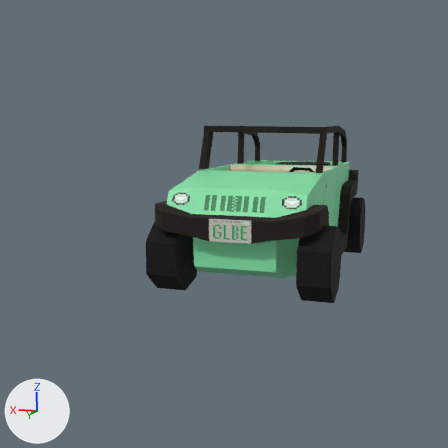
What one commit did to the Blender file Assets/Player/Model/TheCar.blend.
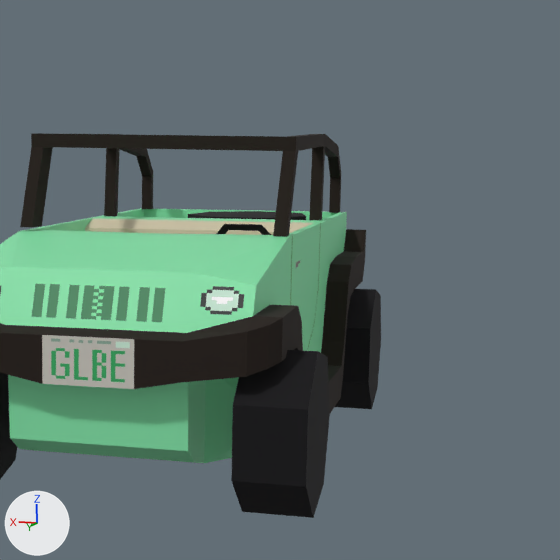
Each version appears first from the file's camera 'Camera', and next in a close-up on the part from 42% to 100% of the width and 14% to 72% of the height. The axes (+X, +Y, +Z) are drawn at lower left. The lights are the same throughout.

The scene before the commit, as lines of its bpy script (objects in view):
```python
me_circle_001 = bpy.data.meshes.new('Circle.001')
me_circle_001.from_pydata(...)  # 24 vertices, 20 faces; spans x -0.341..0.341, y -0.422..0.0, z -0.35..0.315
me_circle_001.materials.append(mat_steeringwheel)
me_cube_006 = bpy.data.meshes.new('Cube.006')
me_cube_006.from_pydata(...)  # 52 vertices, 58 faces; spans x -0.153..0.119, y -0.076..0.076, z -0.09..0.099
me_cube_006.materials.append(mat_metal)  # grey #a5a5a5
me_cube_013 = bpy.data.meshes.new('Cube.013')
me_cube_013.from_pydata(...)  # 52 vertices, 58 faces; spans x -0.119..0.153, y -0.076..0.076, z -0.09..0.099
me_cube_013.materials.append(mat_metal)  # grey #a5a5a5
me_cylinder_005 = bpy.data.meshes.new('Cylinder.005')
me_cylinder_005.from_pydata(...)  # a 7-sided cylinder along z spanning x -0.585..0.585, y -0.541..0.6, z -0.25..0.25
me_cylinder_005.materials.append(mat_tire)  # black #0a080d
ob_left_hand = bpy.data.objects.new('Left Hand', me_cube_006)
ob_left_hand.location = (1.245, 0.296, 0.664)
_m = ob_left_hand.modifiers.new('Triangulate', 'TRIANGULATE')
ob_left_hand.hide_render = True
ob_right_hand = bpy.data.objects.new('Right Hand', me_cube_013)
ob_right_hand.location = (-0.525, 0.296, 0.664)
_m = ob_right_hand.modifiers.new('Triangulate', 'TRIANGULATE')
ob_right_hand.hide_set(True)  # its collection is switched off
ob_spare_tire = bpy.data.objects.new('Spare Tire', me_cylinder_005)
ob_spare_tire.location = (-0.164, -1.392, 0.246)
ob_spare_tire.rotation_euler = (3.142, 0.0, 0.0)  # degrees (180, 0, 0)
ob_spare_tire.scale = (0.684, 0.684, 0.684)
ob_steering_wheel = bpy.data.objects.new('Steering Wheel', me_circle_001)
ob_steering_wheel.location = (-0.448, 0.187, 0.265)
ob_steering_wheel.rotation_euler = (0.475, 0.0, -3.142)  # degrees (27, 0, -180)
ob_steering_wheel.scale = (0.684, 0.684, 0.684)
# also in view: 'Chassis' at (0.0, -0.12, -0.13); 'Roll Bar' at (0.0, -0.66, 0.68); 'Tire-RR' at (-0.86, -1.41, -0.45); 'Tire-FL' at (0.78, 1.31, -0.45); 'Tire-FR' at (-0.86, 1.31, -0.45)
```
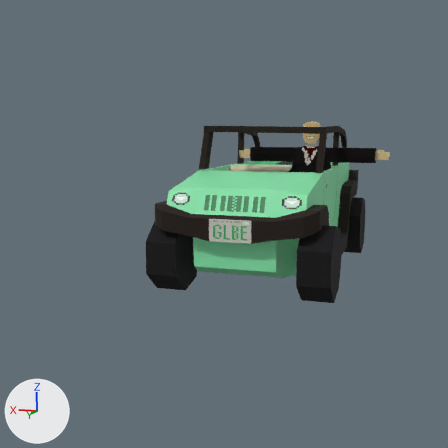
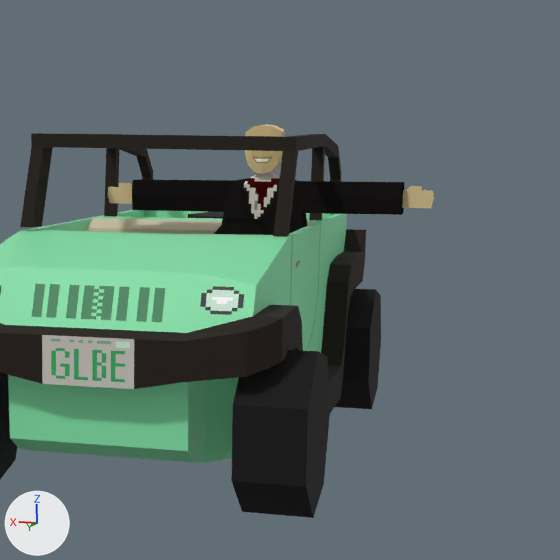
Pixel boxes (x1, y1, x2, y2) of what changed, in the close-ups (560 x 560 px):
'Suit', added (black): after (132, 171, 404, 235)
    faces in mat_suitcolor: (132, 171, 404, 228)
    faces in mat_suit (picture img_suit_png): (221, 178, 303, 235)
'Head', added (beige): after (245, 124, 285, 174)
'Left Hand', shown (beige): after (402, 186, 434, 208)
'Steering Wheel', moved, turned, rescaled: before (216, 224, 271, 235); after (214, 218, 273, 235)
'Right Hand', shown (beige): after (107, 183, 132, 204)

Diff of the bpy script that builds the scene:
```diff
--- a/Assets/Player/Model/TheCar.blend.py
+++ b/Assets/Player/Model/TheCar.blend.py
@@ mat_suitcolor @@
+mat_suitcolor = bpy.data.materials.new('SuitColor')
+mat_suitcolor.use_nodes = True; mat_suitcolor.node_tree.nodes.clear()
+_N = mat_suitcolor.node_tree.nodes; _L = mat_suitcolor.node_tree.links
+n0 = _N.new('ShaderNodeBsdfPrincipled'); n0.name = 'Principled BSDF'
+n0.inputs[2].default_value = 1.0  # 'Roughness'
+n0.inputs[7].default_value = 1.0  # 'Diffuse Roughness'
+n0.inputs[13].default_value = 0.0  # 'Specular IOR Level'
+n1 = _N.new('ShaderNodeOutputMaterial'); n1.name = 'Material Output'
+n2 = _N.new('ShaderNodeVertexColor'); n2.name = 'Color Attribute'
+_L.new(n0.outputs[0], n1.inputs[0])  # 'BSDF' to 'Surface'
+_L.new(n2.outputs[0], n0.inputs[0])  # 'Color' to 'Base Color'
@@ ob_left_hand @@
 ob_left_hand = bpy.data.objects.new('Left Hand', me_cube_006)
-ob_left_hand.location = (1.245, 0.296, 0.664)
+ob_left_hand.location = (-1.286, -0.356, 0.58)
+ob_left_hand.rotation_euler = (0.0, 0.0, -3.142)  # degrees (0, 0, -180)
 _m = ob_left_hand.modifiers.new('Triangulate', 'TRIANGULATE')
-ob_left_hand.hide_render = True
@@ ob_right_hand @@
 ob_right_hand = bpy.data.objects.new('Right Hand', me_cube_013)
-ob_right_hand.location = (-0.525, 0.296, 0.664)
+ob_right_hand.location = (0.377, -0.356, 0.58)
+ob_right_hand.rotation_euler = (0.0, 0.0, -3.142)  # degrees (0, 0, -180)
 _m = ob_right_hand.modifiers.new('Triangulate', 'TRIANGULATE')
-ob_right_hand.hide_set(True)  # its collection is switched off
@@ ob_steering_wheel @@
 ob_steering_wheel = bpy.data.objects.new('Steering Wheel', me_circle_001)
-ob_steering_wheel.location = (-0.448, 0.187, 0.265)
-ob_steering_wheel.rotation_euler = (0.475, 0.0, -3.142)  # degrees (27, 0, -180)
-ob_steering_wheel.scale = (0.684, 0.684, 0.684)
+ob_steering_wheel.location = (-0.448, 0.187, 0.347)
+ob_steering_wheel.rotation_euler = (0.645, 0.0, -3.142)  # degrees (37, 0, -180)
+ob_steering_wheel.scale = (0.56, 0.56, 0.56)
@@ ob_suit @@
+ob_suit = bpy.data.objects.new('Suit', me_cube_037)  # 207 vertices, 410 faces; spans x -0.8..0.8, y -0.3..0.15, z -0.93..0.62; in mat_suit (picture img_suit_png)
+ob_suit.location = (-0.455, -0.356, 0.174)
+ob_suit.rotation_euler = (0.0, 0.0, -3.142)  # degrees (0, 0, -180)
@@ ob_head @@
+ob_head = bpy.data.objects.new('Head', me_cube_035)  # 40 vertices, 36 faces; spans x -0.118..0.118, y -0.139..0.132, z -0.158..0.128; in mat_head (picture img_head_png); modifiers TRIANGULATE
+ob_head.location = (-0.455, -0.351, 0.879)
+ob_head.rotation_euler = (0.0, 0.0, -3.142)  # degrees (0, 0, -180)
```
